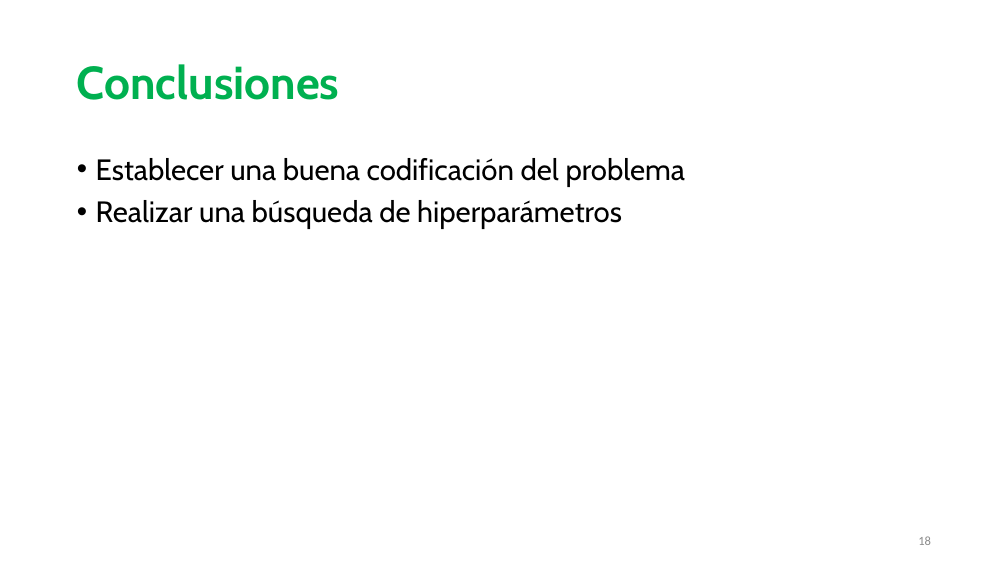
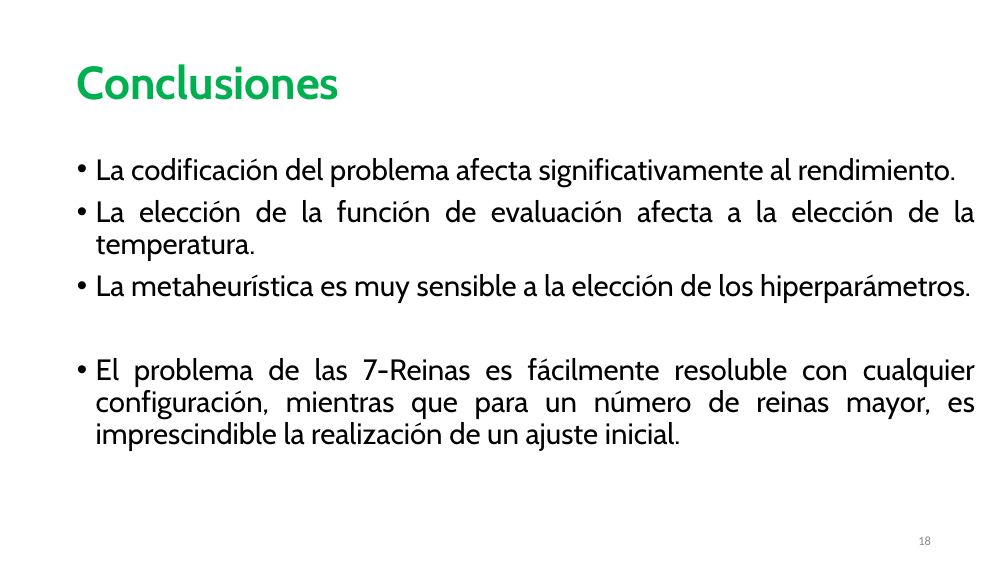
Before and after one commit to johacks/bibm, a slide deck: slide 18 of RS/RS_Presentacion.pptx. Drawn at 1008x567 pixels with LibreOffice and Linux fonts; fonts in the diff are those of the drawing. Boxes give left, top, right and bottom in pixels: in the first picture for what was removed or moved away, otherwise in the second. Text is boxed around its words. In the diff, an @@ line names an element or a change of style, - is before the commit and + after.

```diff
--- a/RS/RS_Presentacion.pptx
+++ b/RS/RS_Presentacion.pptx
@@ text at (96, 158, 975, 451): text changed @@
-• Establecer una buena codificación del problema
-• Realizar una búsqueda de hiperparámetros
+• La codificación del problema afecta significativamente al rendimiento.
+• La elección de la función de evaluación afecta a la elección de la temperatura.
+• La metaheurística es muy sensible a la elección de los hiperparámetros.
+• El problema de las 7-Reinas es fácilmente resoluble con cualquier configuración, mientras que para un número de reinas mayor, es imprescindible la realización de un ajuste inicial.
```
Also in this commit, not shown: 5 other slides changed.
